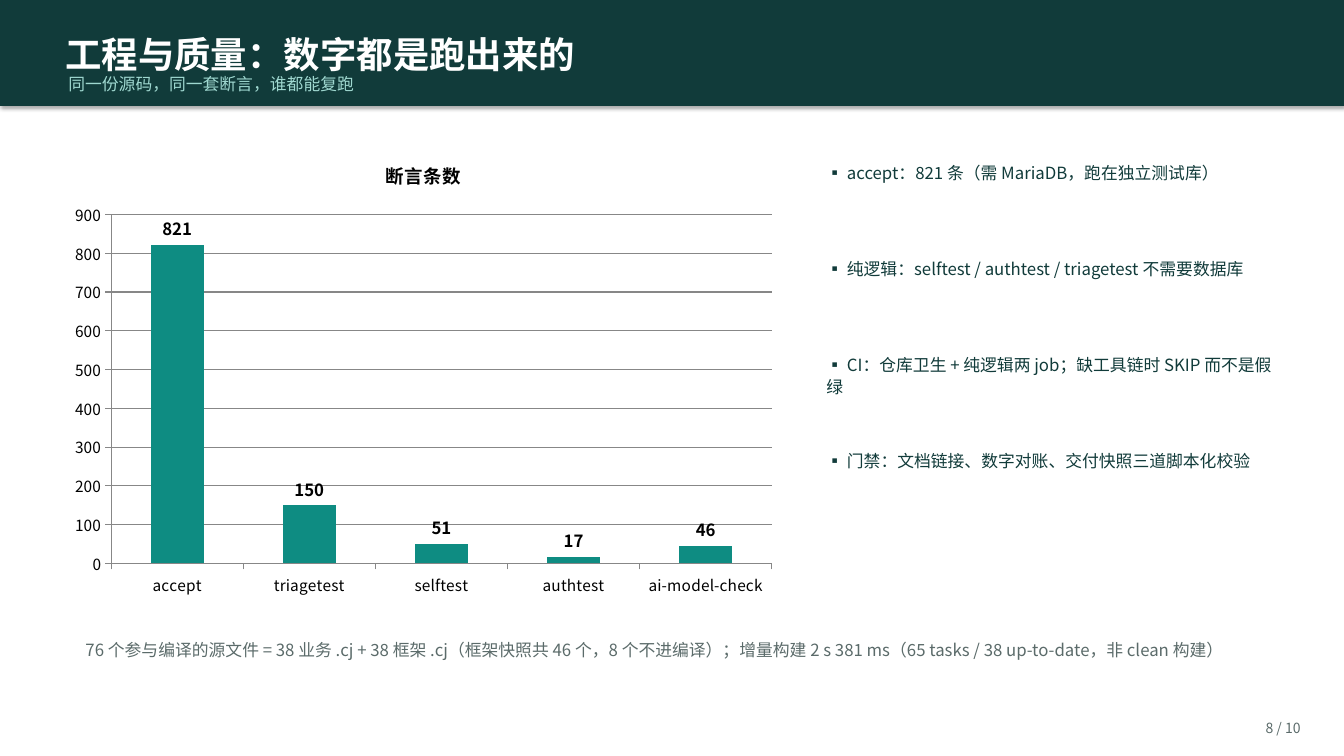
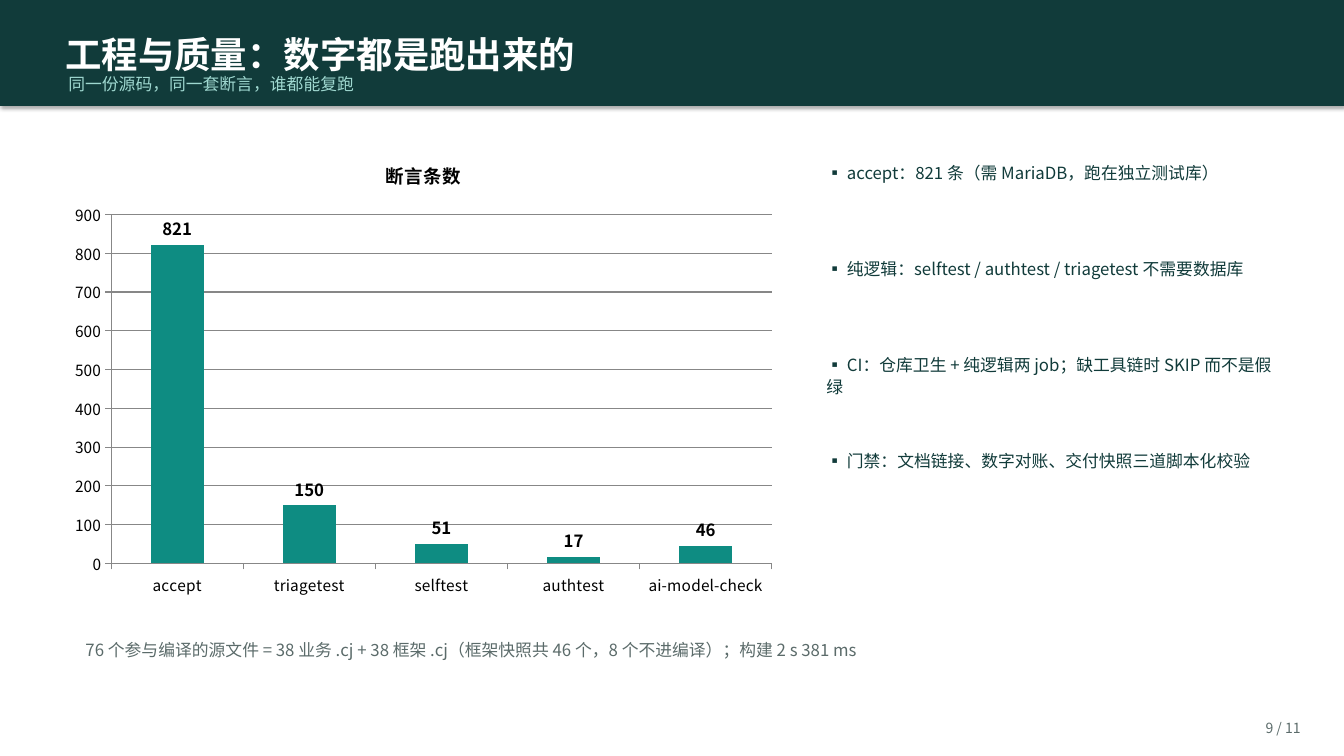
Before and after one commit to XueDric/smart_hospital, a slide deck: slide 9 of docs/答辩演示-2026-10-21.pptx (slide 8 before the commit). Drawn at 1344x756 pixels with LibreOffice and Linux fonts; fonts in the diff are those of the drawing. Boxes give left, top, right and bottom in pixels: in the first picture for what was removed or moved away, otherwise in the second. Text is boxed around its words. In the diff, an @@ line names an element or a change of style, - is before the commit and + after.

```diff
--- a/docs/答辩演示-2026-10-21.pptx
+++ b/docs/答辩演示-2026-10-21.pptx
@@ text at bbox=[85, 642, 856, 660]: text changed @@
-76 个参与编译的源文件 = 38 业务 .cj + 38 框架 .cj（框架快照共 46 个，8 个不进编译）；增量构建 2 s 381 ms（65 tasks / 38 up-to-date，非 clean 构建）
+76 个参与编译的源文件 = 38 业务 .cj + 38 框架 .cj（框架快照共 46 个，8 个不进编译）；构建 2 s 381 ms
@@ text at bbox=[1266, 722, 1301, 733]: text changed @@
-8 / 10
+9 / 11
```
Also in this commit, not shown: 8 other slides changed, 1 slide added, 4 other files.
